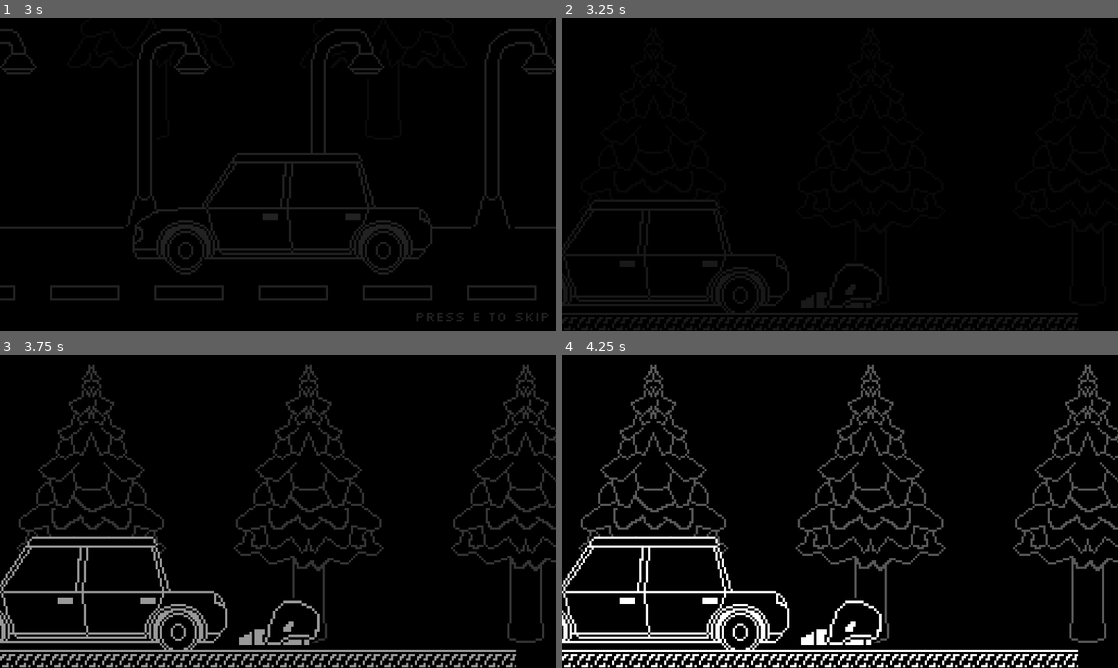
Above: before the commit, frames 1-4 (two rows, left to right).
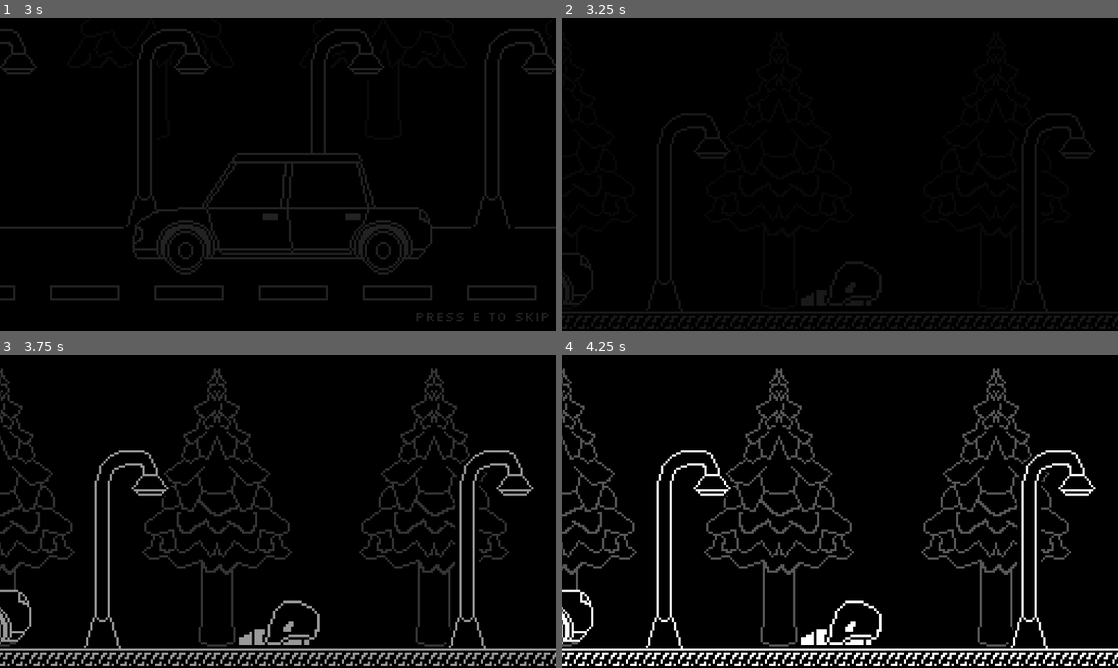
Above: after the commit, the same moments.

Repository: mugrilo18/Brackeys-Game-Jam-2026.1
Game: Godot game, scene res://Scenes/main_menu.tscn
Same seed, same stepped clock (60 frames per second), same inputs: the game is played once before the commit and once after it. The engine's default icon, where the game draws it, is replaced by a stand-in: a white triangle on a blue panel in a dark square. Sound files missing from this copy of the repository are replaced by a short silence.
Inputs:
- Up to frame 1 (3 s): click "Play" at 0.5 s; click "Play" at 1.25 s; hold D (Right) from 2.03 s (still down); tap E (Interact) at 2.1, 2.75, 2.85 s
- Up to frame 2 (3.25 s): keep holding D (Right)
- Up to frame 3 (3.75 s): release D (Right) at 3.53 s; hold A (Left) from 3.53 s (still down); hold Shift (Run) from 3.53 s (still down)
- Up to frame 4 (4.25 s): keep holding A (Left); keep holding Shift (Run); tap E (Interact) at 3.8 s

Frame 1 is identical in both runs. In frame 2, 5.4% of the frame differs, in the area x 0-100%, y 30-100%; in frame 3, 19%; in frame 4, 20%, in the area x 0-100%, y 3-100%.

Commit message:
Organization scene 01 - 'Denial'

Diff:
--- a/Game Components/Stages/Instances/Scene1 - Denial.gd
+++ b/Game Components/Stages/Instances/Scene1 - Denial.gd
@@ -1,9 +1,12 @@
 extends Node2D
 
+@export var tutorial_move: Label
+@export var tutorial_interact: Label
+
 func _ready() -> void:
-	$Label.visible = false
-	$Label2.visible = false
+	tutorial_move.visible = false
+	tutorial_interact.visible = false
 
 func _on_interactable_template_interacted_triggered() -> void:
-	$Label.visible = true
-	$Label2.visible = true
+	tutorial_move.visible = true
+	tutorial_interact.visible = true
--- a/Game Components/Stages/Instances/Scene1 - Denial.tscn
+++ b/Game Components/Stages/Instances/Scene1 - Denial.tscn
@@ -4,81 +4,96 @@
 [ext_resource type="PackedScene" uid="uid://dp6yta80hmioa" path="res://Game Components/Stages/StageComponents/player_spawner.tscn" id="2_3gdqh"]
 [ext_resource type="Texture2D" uid="uid://b5i8xu3wu0awh" path="res://Assets/Tree.png" id="2_bdsjg"]
 [ext_resource type="Texture2D" uid="uid://bu18pqno12imr" path="res://Assets/GroundOutside.png" id="2_vjwt8"]
-[ext_resource type="PackedScene" uid="uid://befm1j65jjh10" path="res://Game Components/Stages/StageComponents/Interactables/Car.tscn" id="3_yqy4m"]
-[ext_resource type="PackedScene" uid="uid://k6535o3yfm4k" path="res://Game Components/Stages/StageComponents/Interactables/FirstSceneTrigger.tscn" id="6_lmroa"]
+[ext_resource type="PackedScene" uid="uid://xkbqtf5pmnw6" path="res://Game Components/Stages/StageComponents/Interactables/Car.tscn" id="3_yqy4m"]
+[ext_resource type="Texture2D" uid="uid://v1d2xfb0oon0" path="res://Assets/Post.png" id="4_4hpl6"]
+[ext_resource type="PackedScene" path="res://Game Components/Stages/StageComponents/Interactables/FirstSceneTrigger.tscn" id="6_lmroa"]
 [ext_resource type="Script" uid="uid://dtberc4qbgff" path="res://Game Components/Stages/Instances/Scene1 - Denial.gd" id="7_7aydt"]
 [ext_resource type="FontFile" uid="uid://ycmqun67uy1h" path="res://Assets/Fonts/Silkscreen-Regular.ttf" id="7_bwk8s"]
 
 [sub_resource type="RectangleShape2D" id="RectangleShape2D_6x18t"]
-size = Vector2(1301.4084, 20)
+size = Vector2(6406.408, 20)
 
 [sub_resource type="RectangleShape2D" id="RectangleShape2D_w1v2m"]
 size = Vector2(40, 727)
 
-[node name="Stage" type="Node2D" unique_id=1567375503]
+[node name="Denial" type="Node2D" unique_id=1567375503]
 script = ExtResource("1_eah62")
 
 [node name="Trees" type="TextureRect" parent="." unique_id=695917054]
 modulate = Color(1, 1, 1, 0.34901962)
+custom_minimum_size = Vector2(100, 128)
 anchors_preset = 15
 anchor_right = 1.0
 anchor_bottom = 1.0
-offset_left = -1332.0001
-offset_top = 48.999992
-offset_right = -572.69617
-offset_bottom = 177.0
+offset_top = 76.0
+offset_right = 1280.0
+offset_bottom = 204.0
 grow_horizontal = 2
 grow_vertical = 2
 scale = Vector2(5, 5)
 texture = ExtResource("2_bdsjg")
 stretch_mode = 1
 
+[node name="Post" type="TextureRect" parent="." unique_id=712949999]
+custom_minimum_size = Vector2(42, 95)
+offset_left = 106.0
+offset_top = 253.99998
+offset_right = 1386.0
+offset_bottom = 349.0
+scale = Vector2(5, 5)
+texture = ExtResource("4_4hpl6")
+stretch_mode = 1
+
 [node name="Ground" type="TextureRect" parent="." unique_id=2099248494]
+custom_minimum_size = Vector2(640, 8)
 anchors_preset = 15
 anchor_right = 1.0
 anchor_bottom = 1.0
-offset_left = -1055.0
-offset_top = 705.00006
-offset_right = -563.49603
-offset_bottom = 713.00006
+offset_top = 720.0
+offset_right = 1280.0
+offset_bottom = 728.0
 grow_horizontal = 2
 grow_vertical = 2
 scale = Vector2(5, 5)
 texture = ExtResource("2_vjwt8")
 stretch_mode = 1
 
-[node name="StaticBody2D" type="StaticBody2D" parent="." unique_id=1395649167]
+[node name="SceneCollisions" type="StaticBody2D" parent="." unique_id=1395649167]
 position = Vector2(4, 637)
 
-[node name="CollisionShape2D" type="CollisionShape2D" parent="StaticBody2D" unique_id=1012372228]
-position = Vector2(639.2958, 77)
+[node name="GroundCollision" type="CollisionShape2D" parent="SceneCollisions" unique_id=1012372228]
+position = Vector2(3191.796, 95)
 shape = SubResource("RectangleShape2D_6x18t")
 
-[node name="CollisionShape2D2" type="CollisionShape2D" parent="StaticBody2D" unique_id=1767233020]
-position = Vector2(-10, -280.5)
+[node name="LeftWallCollision" type="CollisionShape2D" parent="SceneCollisions" unique_id=1767233020]
+position = Vector2(-25, -280.5)
 shape = SubResource("RectangleShape2D_w1v2m")
 
-[node name="CollisionShape2D3" type="CollisionShape2D" parent="StaticBody2D" unique_id=753951446]
-position = Vector2(1278, -280)
+[node name="RightWallColision" type="CollisionShape2D" parent="SceneCollisions" unique_id=753951446]
+position = Vector2(6417, -281)
 shape = SubResource("RectangleShape2D_w1v2m")
 
 [node name="PlayerSpawner" parent="." unique_id=568985626 instance=ExtResource("2_3gdqh")]
-position = Vector2(850, 609)
+position = Vector2(1393, 611)
+
+[node name="InteractableTemplate" parent="PlayerSpawner" unique_id=2072491402 instance=ExtResource("6_lmroa")]
+position = Vector2(4, 16)
 
 [node name="Car" parent="." unique_id=151419543 instance=ExtResource("3_yqy4m")]
-position = Vector2(387.99988, 385)
+position = Vector2(500, 390)
 scale = Vector2(5, 5)
 
-[node name="InteractableTemplate" parent="." unique_id=2072491402 instance=ExtResource("6_lmroa")]
-position = Vector2(854, 625)
-
-[node name="SpecificEvents" type="Node2D" parent="." unique_id=371401919]
+[node name="SpecificEvents" type="Node2D" parent="." unique_id=371401919 node_paths=PackedStringArray("tutorial_move", "tutorial_interact")]
 position = Vector2(768, 458)
 script = ExtResource("7_7aydt")
+tutorial_move = NodePath("TutorialMove")
+tutorial_interact = NodePath("TutorialInteract")
 
-[node name="Label" type="Label" parent="SpecificEvents" unique_id=258393349]
-offset_right = 332.0
-offset_bottom = 41.0
+[node name="TutorialMove" type="Label" parent="SpecificEvents" unique_id=258393349]
+offset_left = 393.0
+offset_top = 2.0
+offset_right = 857.0
+offset_bottom = 43.0
 theme_override_colors/font_color = Color(0, 0, 0, 1)
 theme_override_colors/font_outline_color = Color(1, 1, 1, 1)
 theme_override_constants/outline_size = 10
@@ -86,7 +101,7 @@
 theme_override_font_sizes/font_size = 32
 text = "Press A and D to Move"
 
-[node name="Label2" type="Label" parent="SpecificEvents" unique_id=1969497416]
+[node name="TutorialInteract" type="Label" parent="SpecificEvents" unique_id=1969497416]
 offset_left = -623.0
 offset_top = -61.0
 offset_right = -223.0
@@ -98,4 +113,4 @@
 theme_override_font_sizes/font_size = 32
 text = "Press E to interact"
 
-[connection signal="interactedTriggered" from="InteractableTemplate" to="SpecificEvents" method="_on_interactable_template_interacted_triggered"]
+[connection signal="interactedTriggered" from="PlayerSpawner/InteractableTemplate" to="SpecificEvents" method="_on_interactable_template_interacted_triggered"]
--- a/Game Components/Stages/StageComponents/Interactables/Car.tscn
+++ b/Game Components/Stages/StageComponents/Interactables/Car.tscn
@@ -53,6 +53,7 @@
 process_material = SubResource("ParticleProcessMaterial_v6bg2")
 
 [node name="sprite" type="Sprite2D" parent="." unique_id=1540541180]
+position = Vector2(-3, 40)
 texture = ExtResource("2_pugbq")
 
 [node name="CollisionShape2D" type="CollisionShape2D" parent="." unique_id=554247878]
--- a/Game Components/player.tscn
+++ b/Game Components/player.tscn
@@ -210,7 +210,9 @@
 one_shot = true
 
 [node name="Camera2D" type="Camera2D" parent="." unique_id=1360335978]
-position = Vector2(0, -217.075)
+limit_left = 0
+limit_right = 6400
+limit_bottom = 765
 
 [connection signal="area_entered" from="InteractArea" to="." method="_on_interact_area_area_entered"]
 [connection signal="area_exited" from="InteractArea" to="." method="_on_interact_area_area_exited"]
Binary file added: Assets/Aseprite/Car.aseprite
Renamed: Assets/Monster.aseprite -> Assets/Aseprite/Monster.aseprite
Binary file added: Assets/Aseprite/Post.aseprite
Renamed: Assets/StartCutscene.aseprite -> Assets/Aseprite/StartCutscene.aseprite
Renamed: Assets/interactIcon.aseprite -> Assets/Aseprite/interactIcon.aseprite
Renamed: Assets/monsterGame.aseprite -> Assets/Aseprite/monsterGame.aseprite
Renamed: Assets/player.aseprite -> Assets/Aseprite/player.aseprite
Binary file added: Assets/Post.png
Not shown, added: Assets/Post.png.import
Binary file changed: Assets/car.png
Not shown: 1 places in Game Components/Stages/StageComponents/Interactables/Car.tscn that only renumber resources
